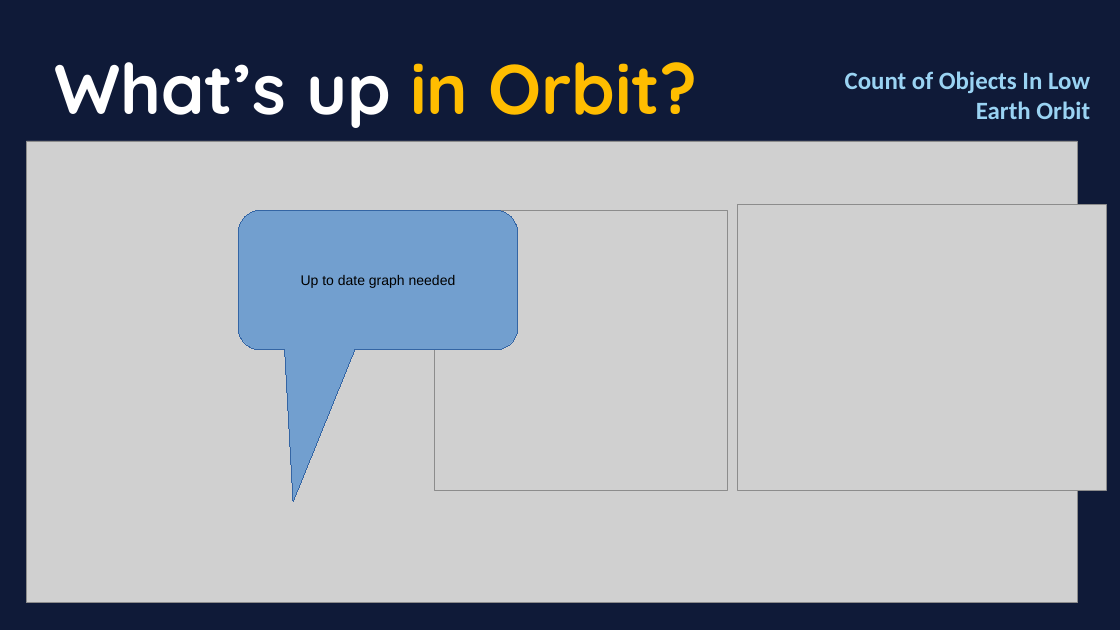
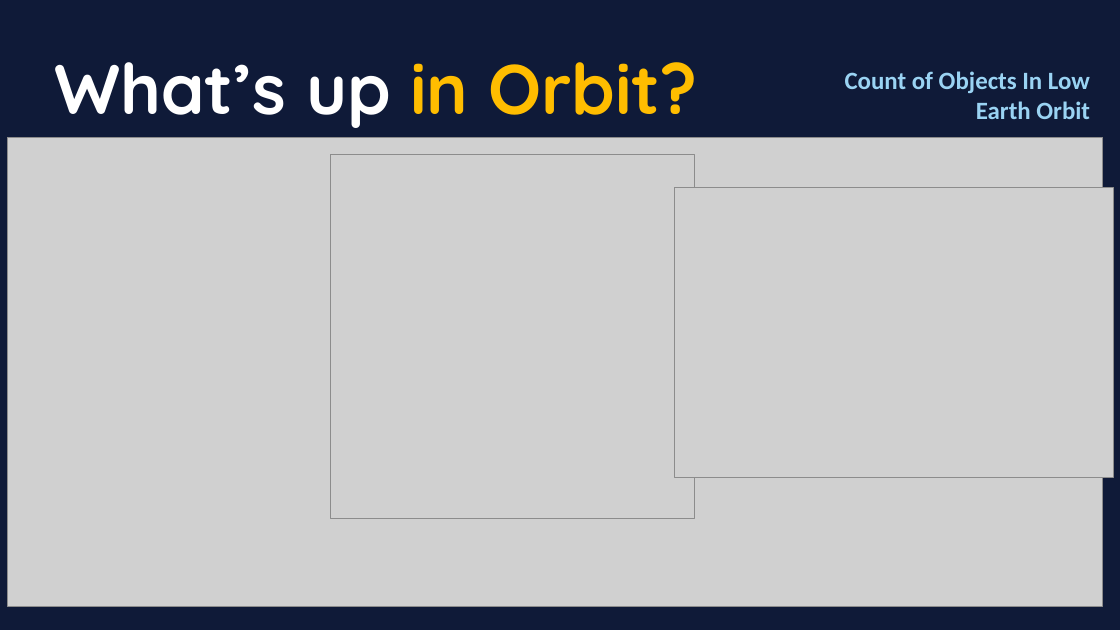
Before and after one commit to daemonchild/cardiffmet-dat5001-visualisation-of-data, a slide deck: slide 5 of assessment/presentation/DAT5001-TomRowan-ST20285213-From_Launch_to_Litter_Orbital_Overload.pptx. Drawn at 1120x630 pixels with LibreOffice and Linux fonts; fonts in the diff are those of the drawing; grey boxes stand for pictures. Boxes give left, top, right and bottom in pixels: in the first picture for what was removed or moved away, otherwise in the second. Text is boxed around its words. In the diff, an @@ line names an element or a change of style, - is before the commit and + after.

```diff
--- a/assessment/presentation/DAT5001-TomRowan-ST20285213-From_Launch_to_Litter_Orbital_Overload.pptx
+++ b/assessment/presentation/DAT5001-TomRowan-ST20285213-From_Launch_to_Litter_Orbital_Overload.pptx
@@ picture resized from (x1=26, y1=141, x2=1077, y2=603) to (x1=7, y1=137, x2=1102, y2=606) @@
@@ picture resized from (x1=434, y1=211, x2=727, y2=491) to (x1=331, y1=155, x2=695, y2=519) @@
@@ picture resized from (x1=737, y1=204, x2=1106, y2=489) to (x1=674, y1=188, x2=1113, y2=477) @@
@@ rounded speech box removed at (x1=238, y1=210, x2=518, y2=350) @@
-Up to date graph needed
```
Also in this commit, not shown: 4 other slides changed, 1 slide added, 2 slides removed, 11 other files.
